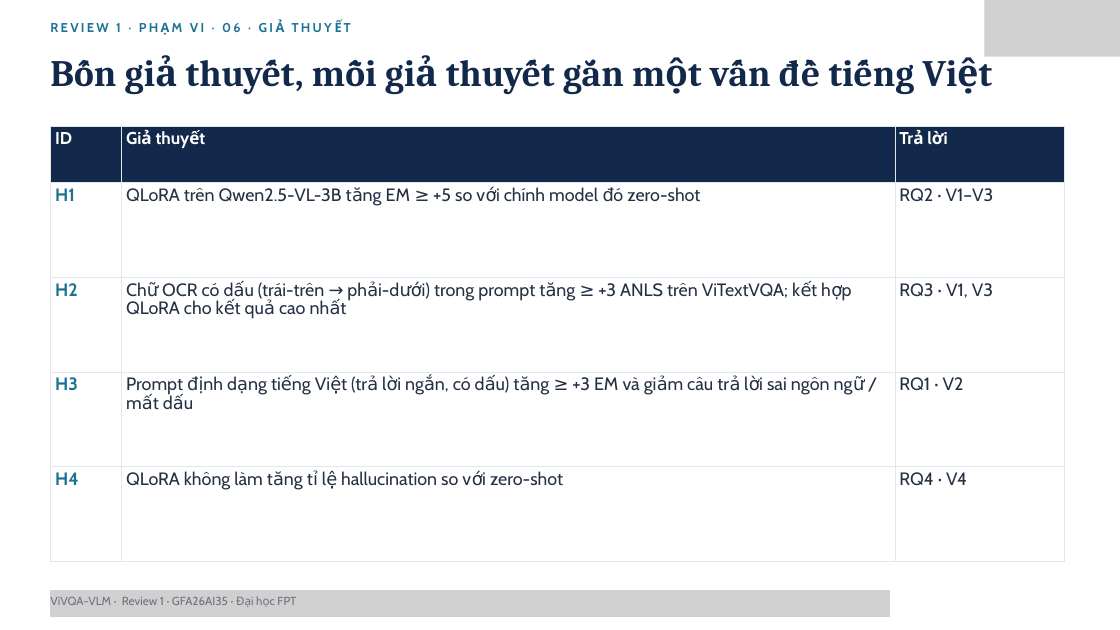
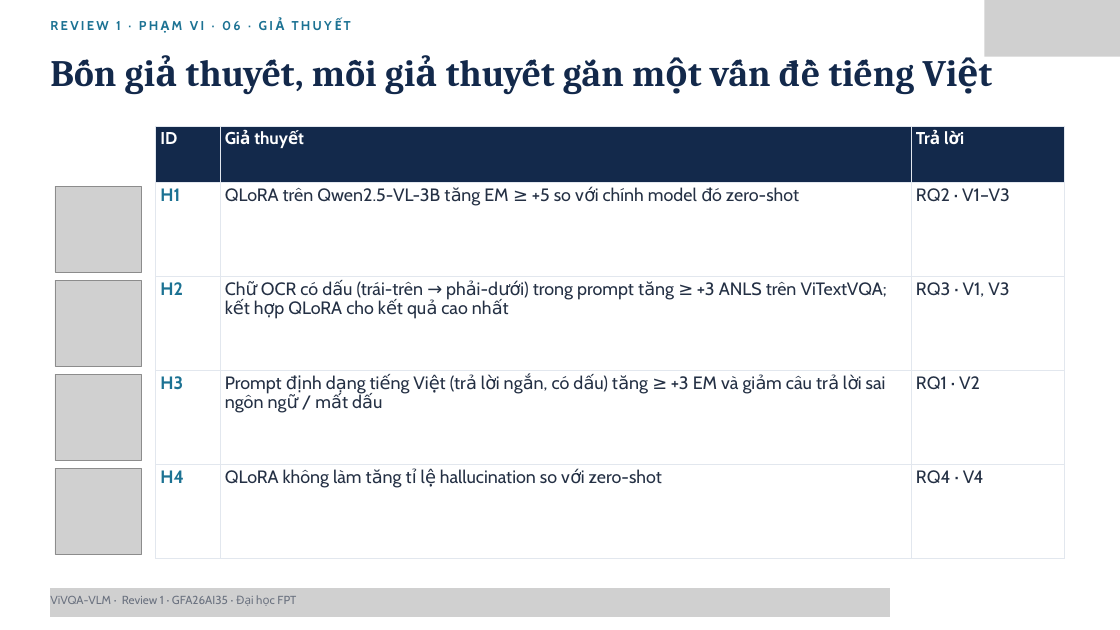
Before and after one commit to PLHGNAOH/ViVQA-VLM, a slide deck: slide 8 of docs/04_slides/cumulative/ViVQA-VLM_Review1-2_KLTN.pptx. Drawn at 1120x630 pixels with LibreOffice and Linux fonts; fonts in the diff are those of the drawing; grey boxes stand for pictures. Boxes give left, top, right and bottom in pixels: in the first picture for what was removed or moved away, otherwise in the second. Text is boxed around its words. In the diff, an @@ line names an element or a change of style, - is before the commit and + after.

```diff
--- a/docs/04_slides/cumulative/ViVQA-VLM_Review1-2_KLTN.pptx
+++ b/docs/04_slides/cumulative/ViVQA-VLM_Review1-2_KLTN.pptx
@@ table: place and size @@
-table at (50, 126, 1065, 562)
+table at (156, 126, 1064, 558)
@@ picture added at (55, 186, 141, 272) @@
@@ picture added at (55, 280, 141, 366) @@
@@ picture added at (55, 374, 141, 460) @@
@@ picture added at (55, 468, 141, 554) @@
@@ picture added at (50, 588, 890, 614) @@
```
Also in this commit, not shown: 36 other slides changed, 1 slide removed, 3 other files.
